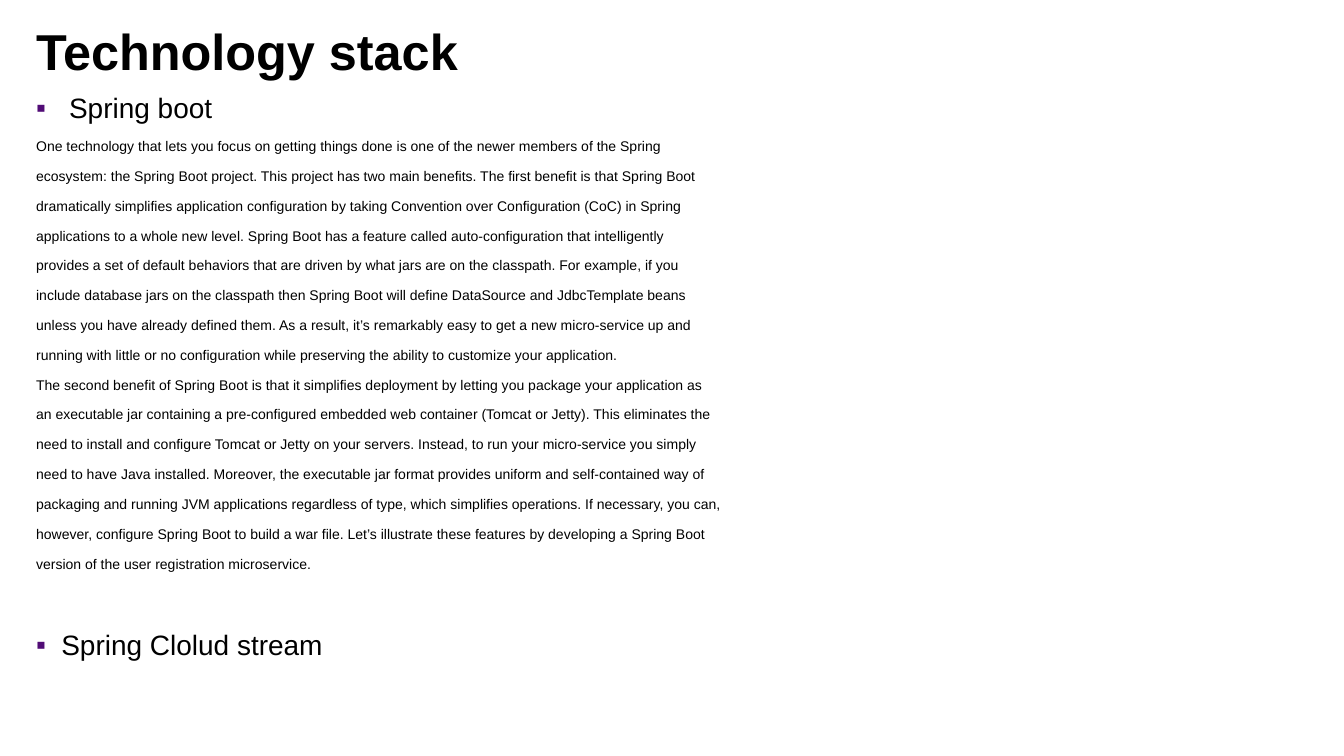
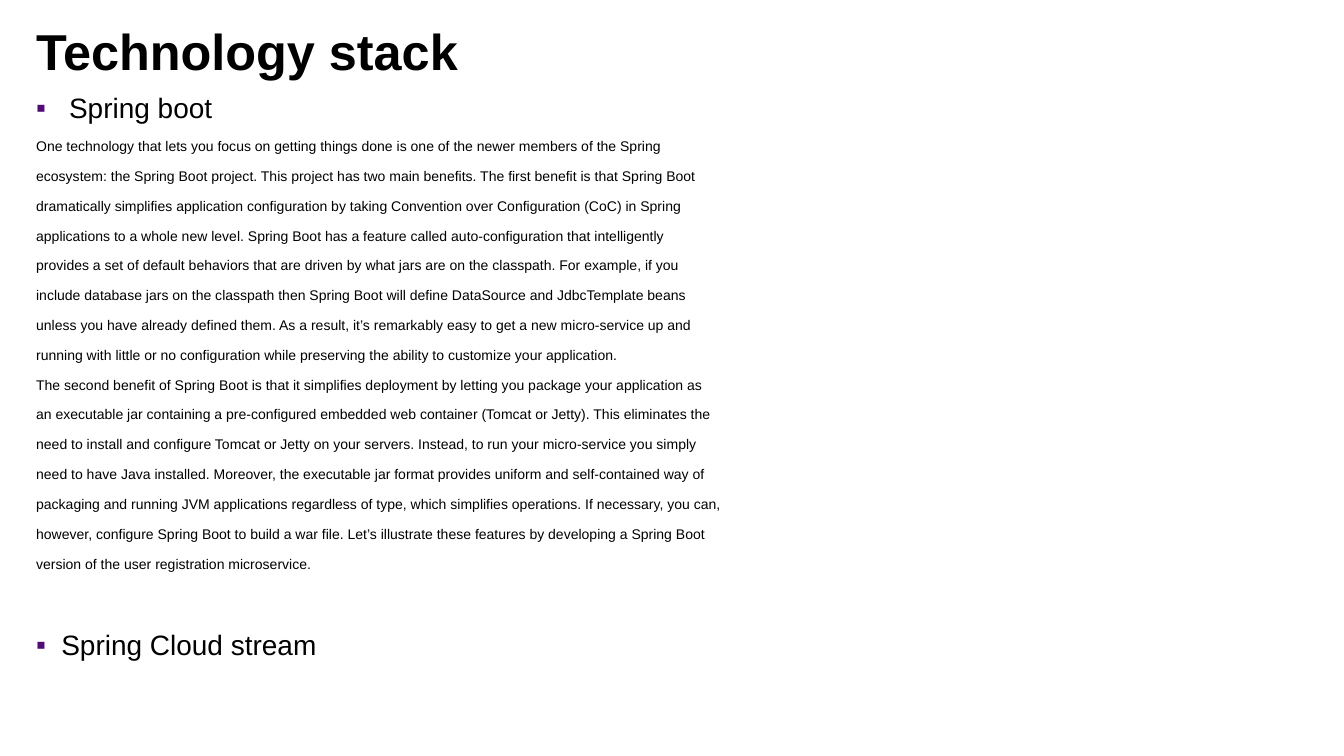
Before and after one commit to lbennardis/microS_code2016_DOCS, a slide deck: slide 15 of luigiBennardisMicroservices.pptx. Drawn at 1344x756 pixels with LibreOffice and Linux fonts; fonts in the diff are those of the drawing; background and template pictures are left out. Boxes give left, top, right and bottom in pixels: in the first picture for what was removed or moved away, otherwise in the second. Text is boxed around its words. In the diff, an @@ line names an element or a change of style, - is before the commit and + after.

```diff
--- a/luigiBennardisMicroservices.pptx
+++ b/luigiBennardisMicroservices.pptx
@@ text at box(61, 634, 317, 661): text changed @@
-▪ Spring Clolud stream
+▪ Spring Cloud stream
```
Also in this commit, not shown: 3 other slides changed, 6 slides added, 1 other file.
